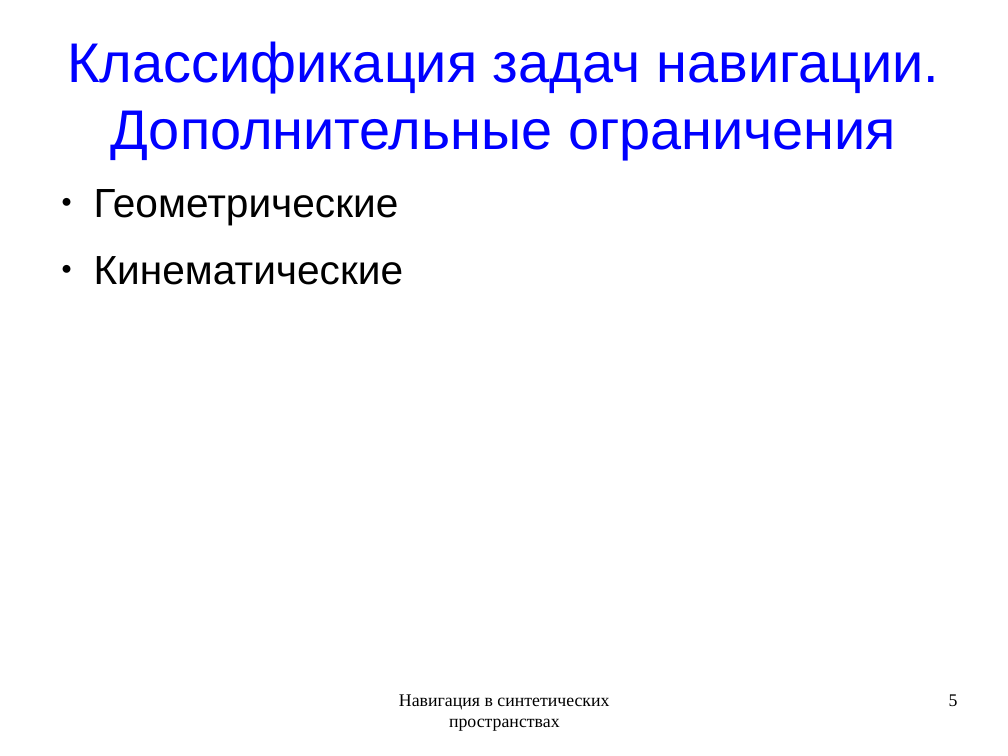
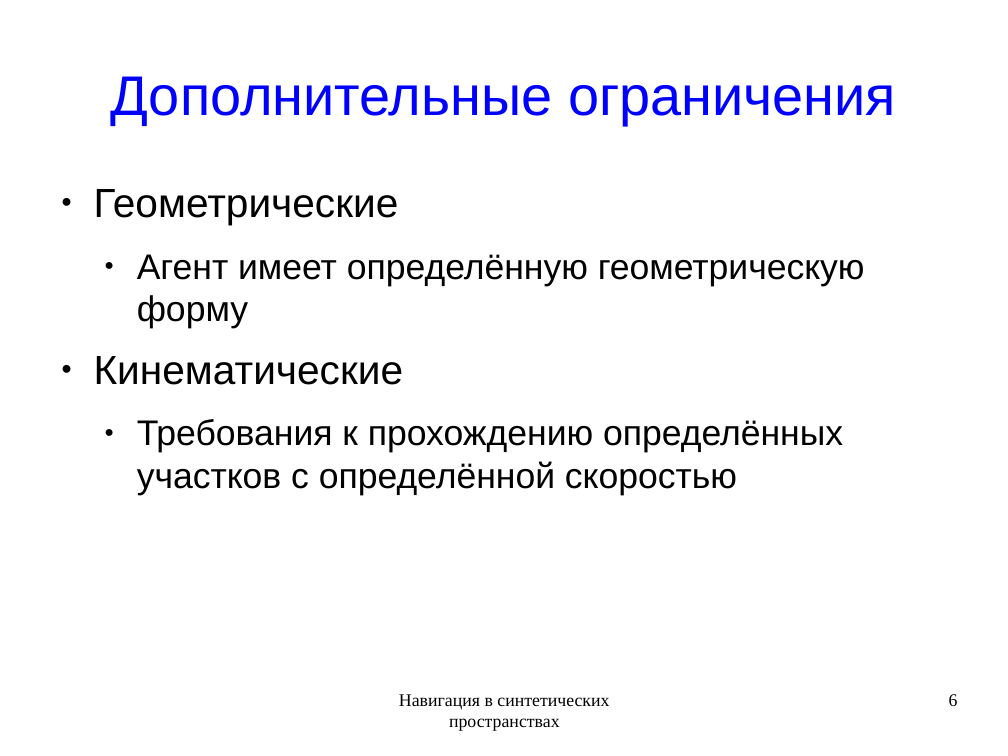
Before and after one commit to rutsky/semester09, a slide deck: slide 6 of Artificial_intelligence/Navigation_in_synthetic_space/50572_Rutsky_Navigation_in_synthetic_space.odp (slide 5 before the commit). Drawn at 1008x756 pixels with LibreOffice and Linux fonts; fonts in the diff are those of the drawing. Boxes give left, top, right and bottom in pixels: in the first picture for what was removed or moved away, otherwise in the second. Text is boxed around its words. In the diff, an @@ line names an element or a change of style, - is before the commit and + after.

```diff
--- a/Artificial_intelligence/Navigation_in_synthetic_space/50572_Rutsky_Navigation_in_synthetic_space.odp
+++ b/Artificial_intelligence/Navigation_in_synthetic_space/50572_Rutsky_Navigation_in_synthetic_space.odp
@@ title at bbox=[111, 76, 896, 125]: text changed @@
-Классификация задач навигации.
-Дополнительные ограничения
+Дополнительные ограничения
@@ text at bbox=[137, 254, 865, 329]: paragraph added @@
+  ● Агент имеет определённую геометрическую форму
@@ text at bbox=[137, 419, 843, 495]: paragraph added @@
+  ● Требования к прохождению определённых участков с определённой скоростью
@@ page number at bbox=[949, 694, 958, 706]: text changed @@
-5
+6
```
Also in this commit, not shown: 19 other slides changed, 4 slides added.
